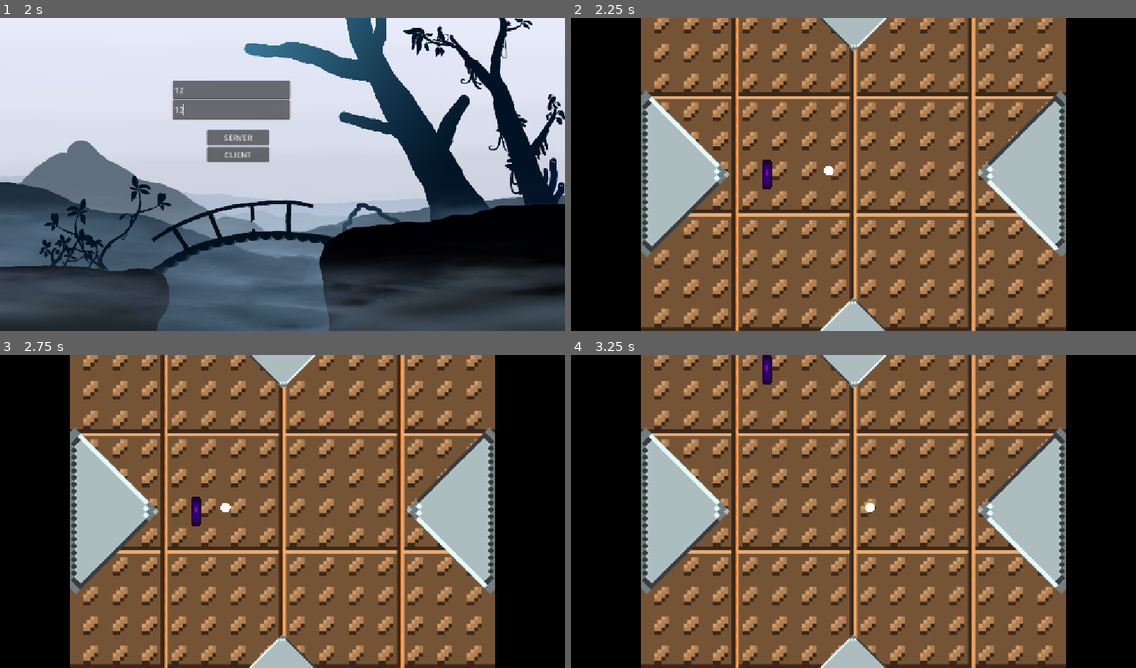
Above: before the commit, frames 1-4 (two rows, left to right).
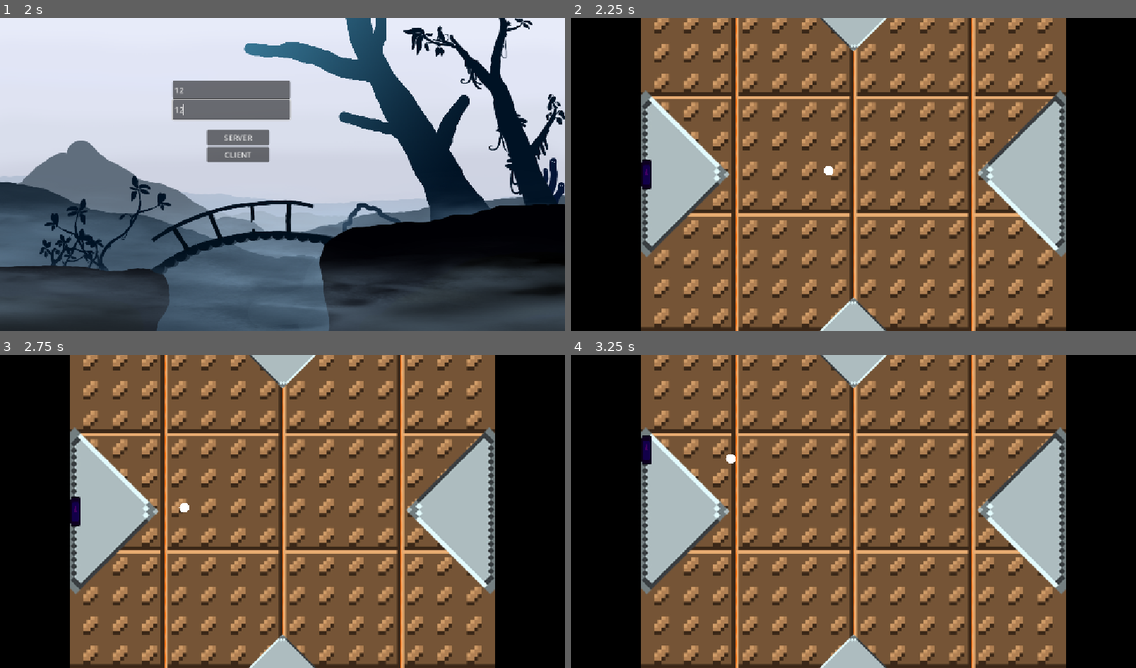
Above: after the commit, the same moments.

Repository: OskarSJ1337/GodotGame
Game: Godot game, scene res://scenes/menus/main_menu.tscn
Two runs of this game, one before a commit and one after it. Both use one fixed random seed, a clock stepped at 60 frames per second and the inputs below. The engine's default icon, where the game draws it, is replaced by a stand-in: a white triangle on a blue panel in a dark square.
Inputs (mouse positions are in pixels of both pictures, inside the frame that each line leads up to):
- Up to frame 1 (2 s): click "Start" at 0.5 s; click (231, 89) at 1.27 s; type "12" at 1.35 s; click (231, 108) at 1.5 s; type "12" at 1.58 s
- Up to frame 2 (2.25 s): click "CLIENT" at 2 s
- Up to frame 3 (2.75 s): no input
- Up to frame 4 (3.25 s): hold W (up) from 2.78 s (still down)

Frame 1 is identical in both runs. In frame 2, 0.3% of the frame differs, in the area x 12-36%, y 45-55%; in frame 3, 0.4%, in the area x 12-41%, y 45-55%; in frame 4, 0.4%.

Commit message:
multiplayer spawns that might work

Diff:
--- a/scenes/battle/paddle.gd
+++ b/scenes/battle/paddle.gd
@@ -12,7 +12,6 @@
 
 func _physics_process(delta: float) -> void:
 	if !is_multiplayer_authority(): return
-
 	var base_dir = Vector2(0,getYDir())
 	var dir: Vector2=base_dir.rotated(deg_to_rad(rotation_degrees))
 	velocity = dir * speed
--- a/scripts/systems/high_level_multiplayer_spawner.gd
+++ b/scripts/systems/high_level_multiplayer_spawner.gd
@@ -1,7 +1,11 @@
 extends MultiplayerSpawner
 
 @export var network_player : PackedScene
-@export var spawn_position := Vector2(400, 320)
+const SPAWN_POSITIONS:= [Vector2(100,320), Vector2(700,320)]
+const PADDLE_COLORS:= [Color.REBECCA_PURPLE, Color.BLUE]
+var spawn_order := 0
+
+
 
 func _ready() -> void:
 	spawn_function = Callable(self, "_spawn_player")
@@ -17,10 +21,16 @@
 
 func spawn_player(id: int) -> void:
 	if !multiplayer.is_server(): return
-	spawn({"id": id, "position": spawn_position})
+	spawn({
+		"id": id,
+		"position": SPAWN_POSITIONS[spawn_order],
+		"color": PADDLE_COLORS[spawn_order]
+	})
+	spawn_order += 1
 
 func _spawn_player(data: Dictionary) -> Node:
 	var player: Node = network_player.instantiate()
 	player.name = str(data["id"])
 	player.position = data["position"]
+	player.modulate = data["color"]
 	return player
